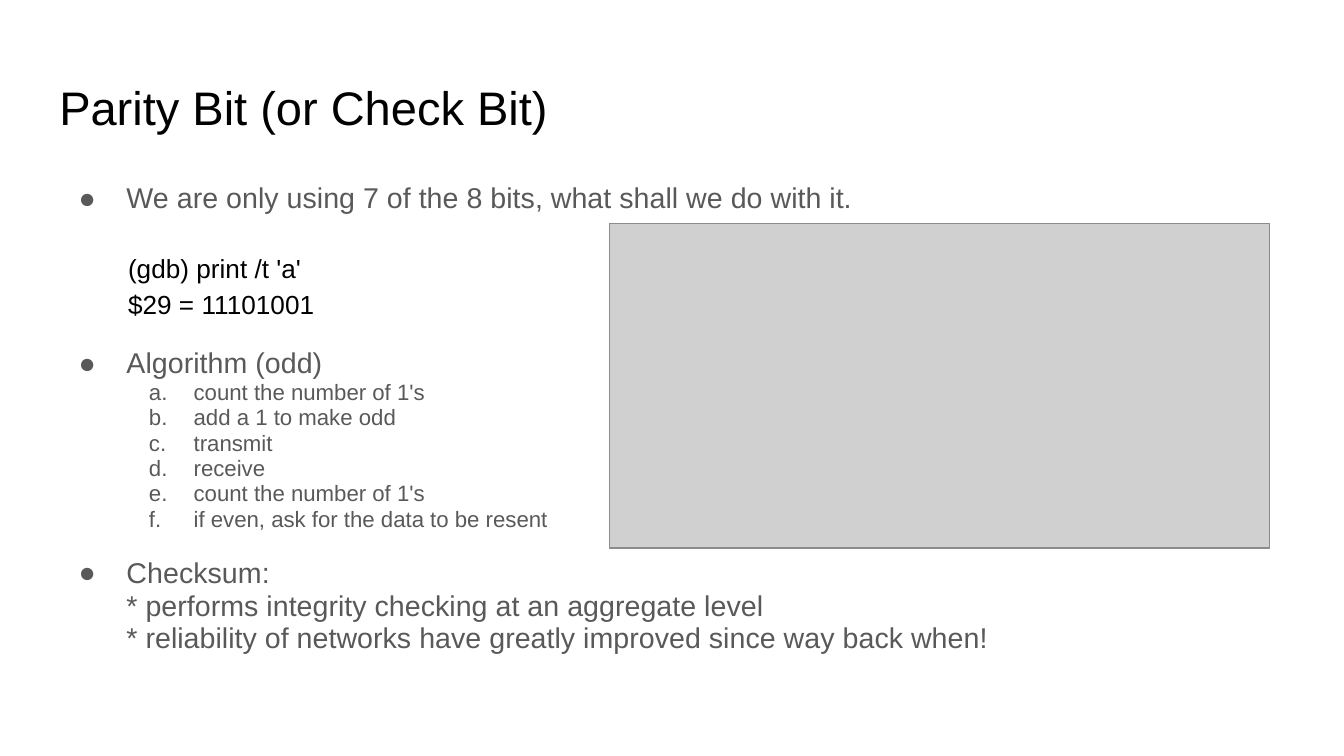
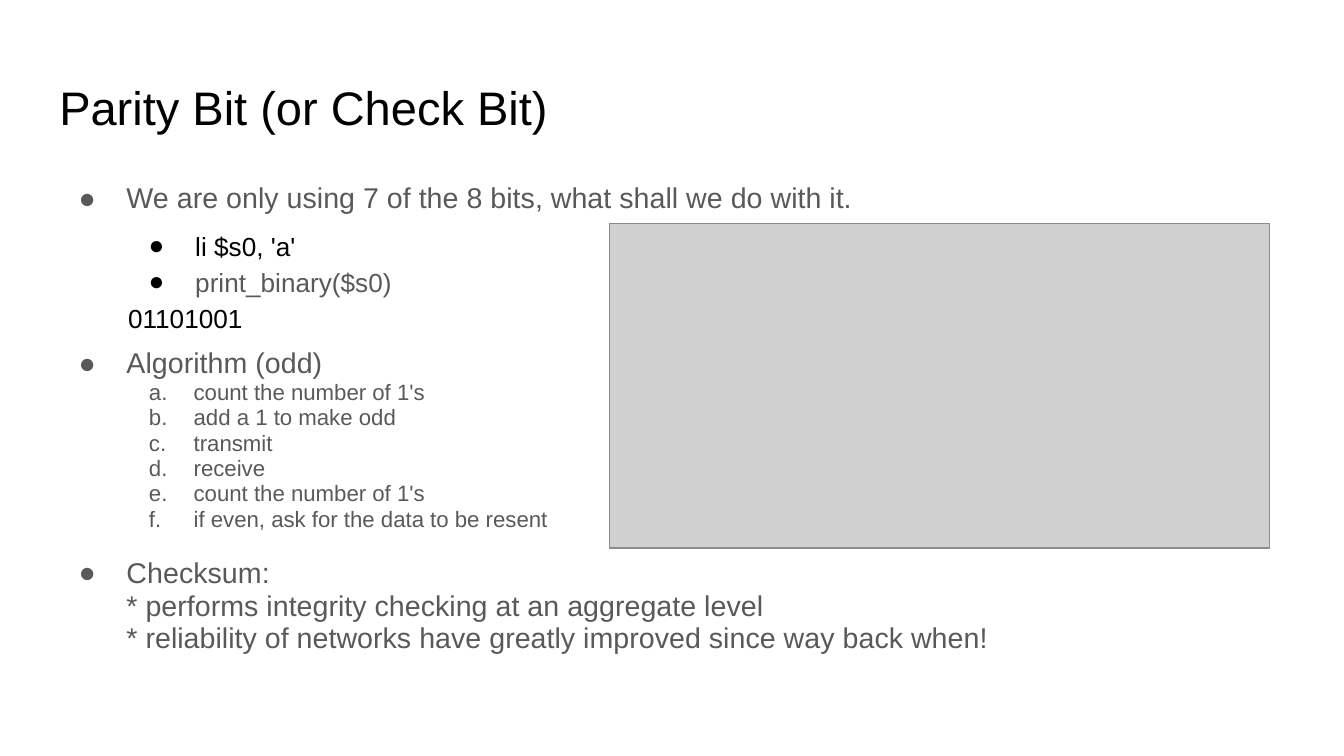
Before and after one commit to COMP122/comp122-s22, a slide deck: slide 16 of format_encodings/documents/Introduction to Encodings.pptx (slide 17 before the commit). Drawn at 1344x756 pixels with LibreOffice and Linux fonts; fonts in the diff are those of the drawing; grey boxes stand for pictures. Boxes give left, top, right and bottom in pixels: in the first picture for what was removed or moved away, otherwise in the second. Text is boxed around its words. In the diff, an @@ line names an element or a change of style, - is before the commit and + after.

```diff
--- a/format_encodings/documents/Introduction to Encodings.pptx
+++ b/format_encodings/documents/Introduction to Encodings.pptx
@@ text added at [128, 236, 391, 329], 14 pt, text #000000 @@
+● li $s0, 'a'
+● print_binary($s0)
+01101001
@@ text removed at [128, 259, 315, 316] @@
-(gdb) print /t 'a'
-$29 = 11101001
```
Also in this commit, not shown: 11 other slides changed, 1 slide removed, 4 other files.
